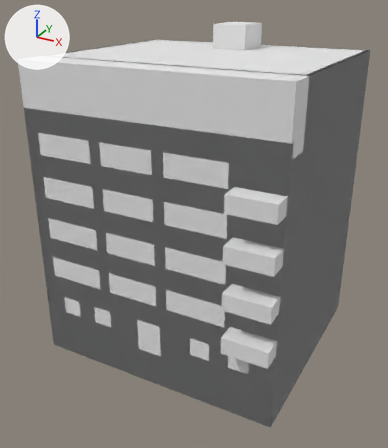
A saved change to the glTF model assets/models/buildings/res_late/bld_res_late_a.glb.
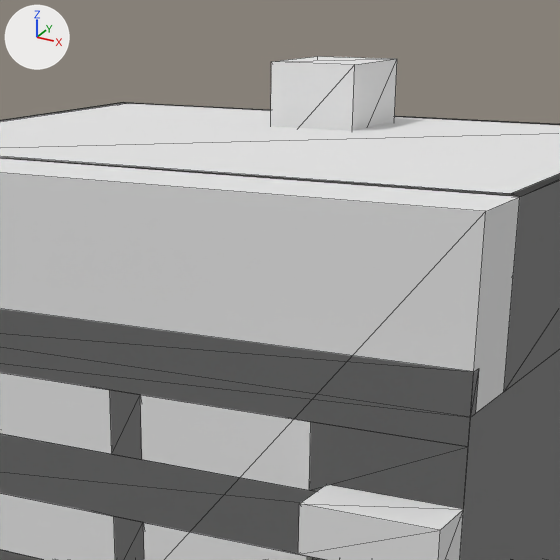
Each version appears first whole from a camera (50 mm lens) standing at (17.3, -33.1, 23.0) and looking at (0.0, -1.6, 7.2), and next in a close-up on the part from 28% to 84% of the width and 0% to 48% of the height. The lights are fixed; the arrows at upper left show +X, +Y and +Z. The older version's two pictures come first. The close-ups show mesh edges as thin lines. Objects named as collision shapes, trigger or cutter boxes, shadow casters or lower levels of detail are left out. Vertices at exactly the same position are counted once.

The first close-up shows 'bld_res_late_a_LOD0', 'bld_res_late_a_PROXY'.
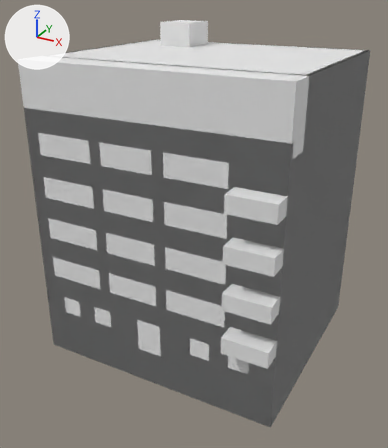
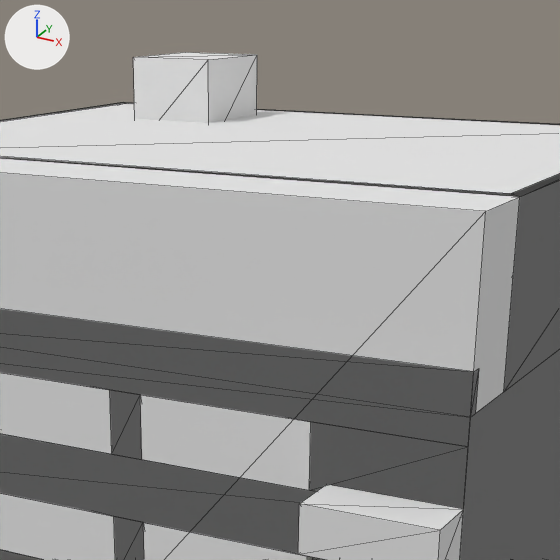
Changed parts and their boxes [x1, y1, x2, y2] in the close-ups (560 x 560 px):
'bld_res_late_a_LOD0', reshaped
    before: [0, 56, 560, 560]
    after: [0, 52, 560, 560]
part 1 of me_bld_res_late_a_lod0, reshaped
    before: [271, 56, 397, 131]
    after: [133, 52, 257, 123]

Edits to the bpy script that builds the scene:
```text
Change me_bld_res_late_a_lod0:
    used by ob_bld_res_late_a_lod0; location = (0.0, 0.0, 0.0)
    remove me_bld_res_late_a_lod0.from_pydata(...)  # 310 vertices, 428 faces; spans x -9.0..9.0, y -9.3..8.0, z -2.5..20.6
    add me_bld_res_late_a_lod0.from_pydata(...)  # 334 vertices, 452 faces; spans x -9.0..9.0, y -9.3..8.0, z -2.5..20.6
    me_bld_res_late_a_lod0 part 1
    4 vertices in x -1.2, y 3.5..6.5, z 18.0..20.6 move by (-4.6, 0.0, 0.0)
    4 vertices in x 1.2, y 3.5..6.5, z 18.0..20.6 move by (-4.4, 0.0, 0.0)
    15 vertices are added at x 0.2..6.8, y 4.0..5.0, z 18.0..18.8
    9 new vertices lie (2.0, 0.0, 0.0) away from vertices in x 0.2..4.8, y 4.0..5.0, z 18.0..18.8
    24 new faces join them
```
